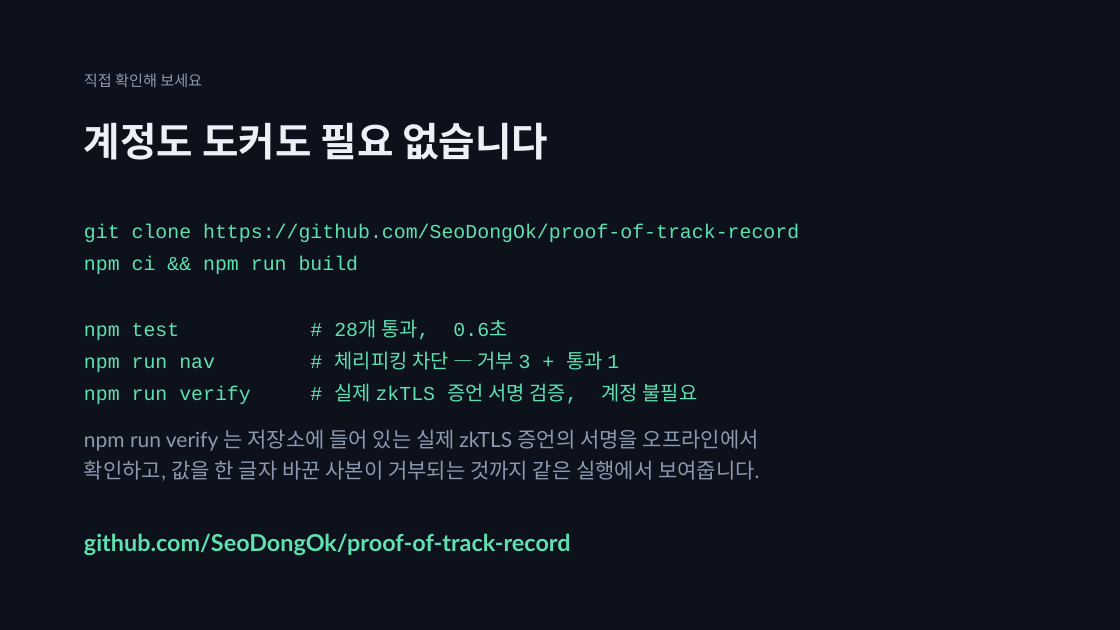
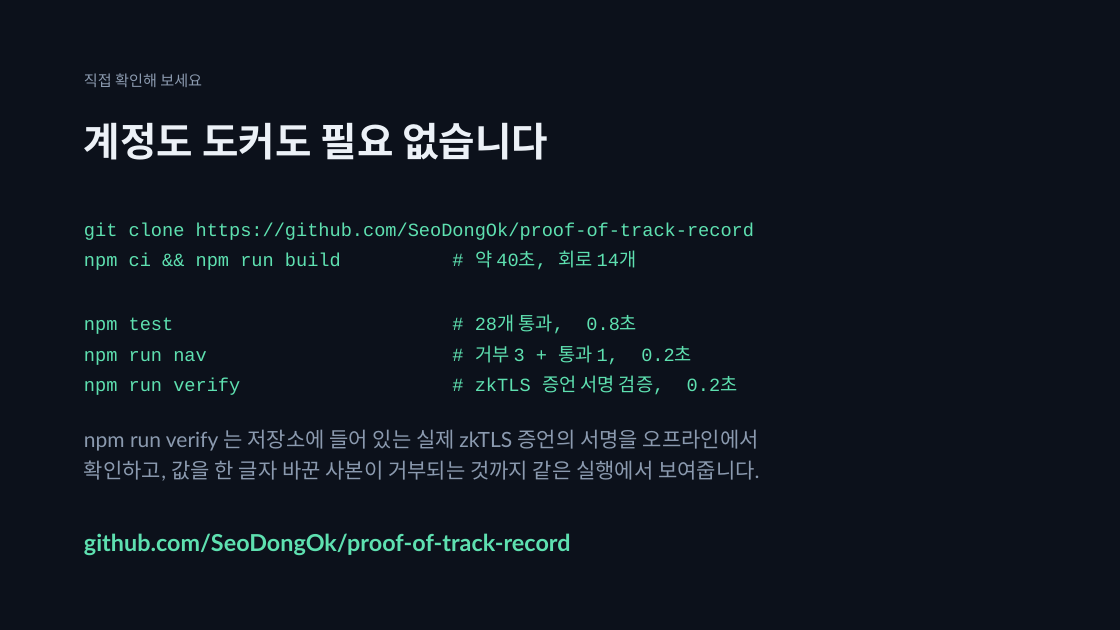
Before and after one commit to SeoDongOk/proof-of-track-record, a slide deck: slide 14 of deck/proof-of-track-record.pptx (slide 11 before the commit). Drawn at 1120x630 pixels with LibreOffice and Linux fonts; fonts in the diff are those of the drawing. Boxes give left, top, right and bottom in pixels: in the first picture for what was removed or moved away, otherwise in the second. Text is boxed around its words. In the diff, an @@ line names an element or a change of style, - is before the commit and + after.

```diff
--- a/deck/proof-of-track-record.pptx
+++ b/deck/proof-of-track-record.pptx
@@ text at bbox=[84, 223, 754, 240]: size 17 to 16 pt in "git clone https://github.com/SeoDongOk/proof-of-track-record" @@
@@ text at bbox=[84, 250, 692, 395]: text changed; size 17 to 16 pt @@
-npm ci && npm run build
-npm test # 28개 통과, 0.6초
-npm run nav # 체리피킹 차단 — 거부 3 + 통과 1
-npm run verify # 실제 zkTLS 증언 서명 검증, 계정 불필요
+npm ci && npm run build # 약 40초, 회로 14개
+npm test # 28개 통과, 0.8초
+npm run nav # 거부 3 + 통과 1, 0.2초
+npm run verify # zkTLS 증언 서명 검증, 0.2초
```
Also in this commit, not shown: 3 other slides changed, 3 slides added, 16 other files.
